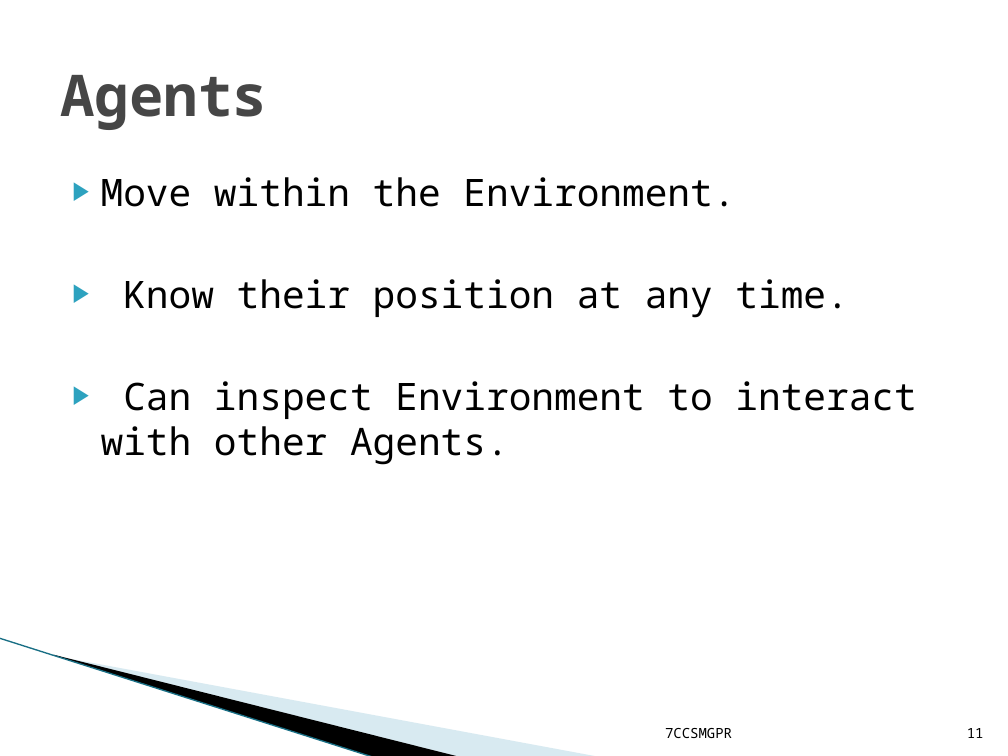
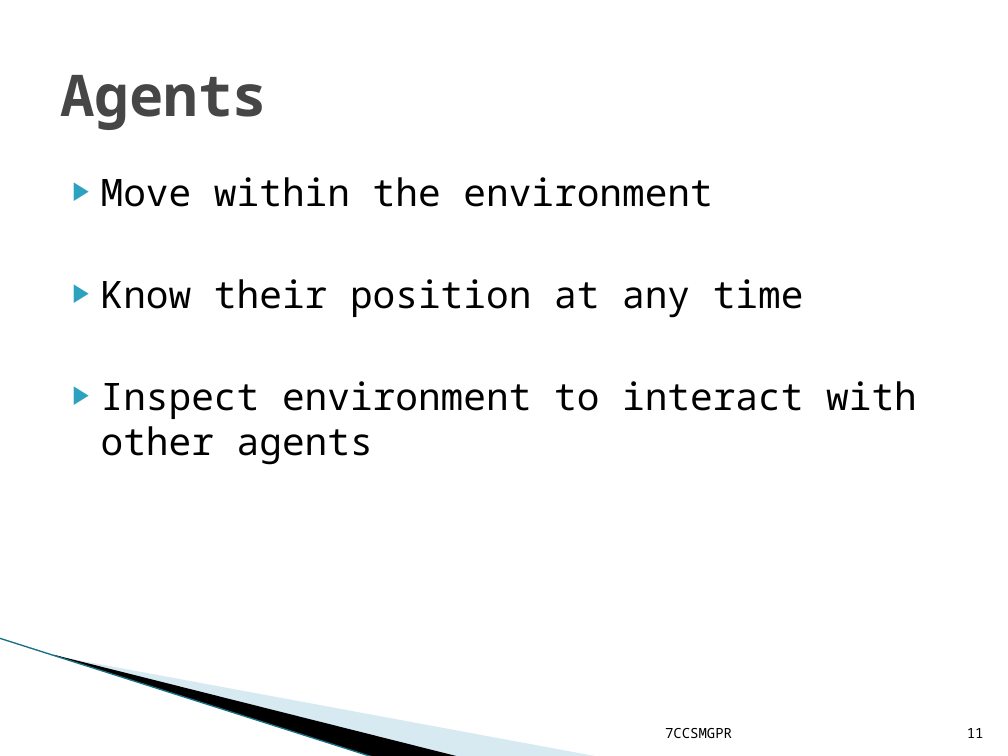
Before and after one commit to asenf/team_SignalGreen, a slide deck: slide 11 of reports/Group_Pres_adeela.pptx. Drawn at 1008x756 pixels with LibreOffice and Linux fonts; fonts in the diff are those of the drawing; background and template pictures are left out. Boxes give left, top, right and bottom in pixels: in the first picture for what was removed or moved away, otherwise in the second. Text is boxed around its words. In the diff, an @@ line names an element or a change of style, - is before the commit and + after.

```diff
--- a/reports/Group_Pres_adeela.pptx
+++ b/reports/Group_Pres_adeela.pptx
@@ text at <box>101,177,917,465</box>: text changed @@
-▶ Move within the Environment.
-▶ Know their position at any time.
-▶ Can inspect Environment to interact with other Agents.
+▶ Move within the environment
+▶ Know their position at any time
+▶ Inspect environment to interact with other agents
```
Also in this commit, not shown: 8 other slides changed.
